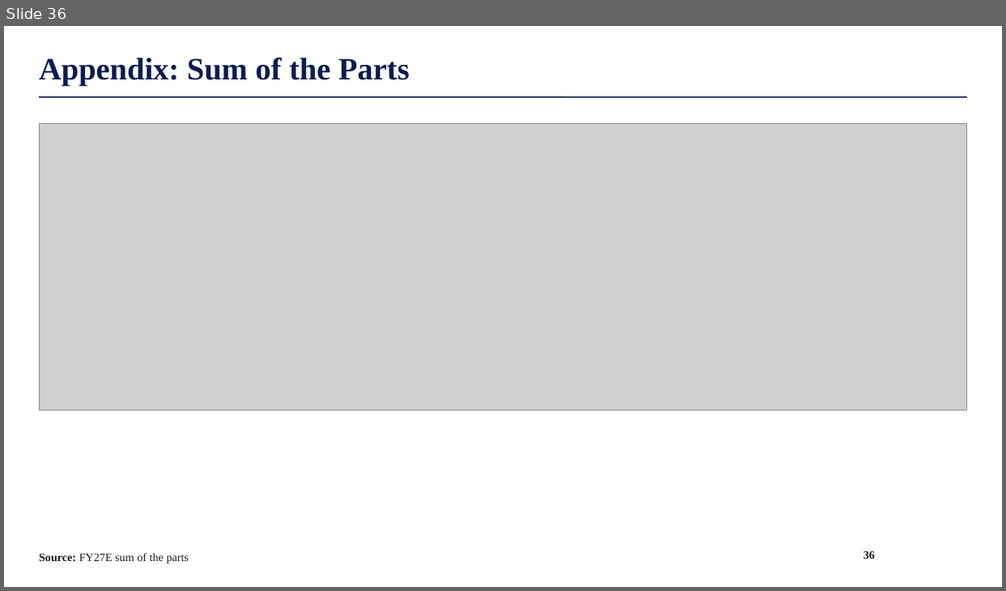
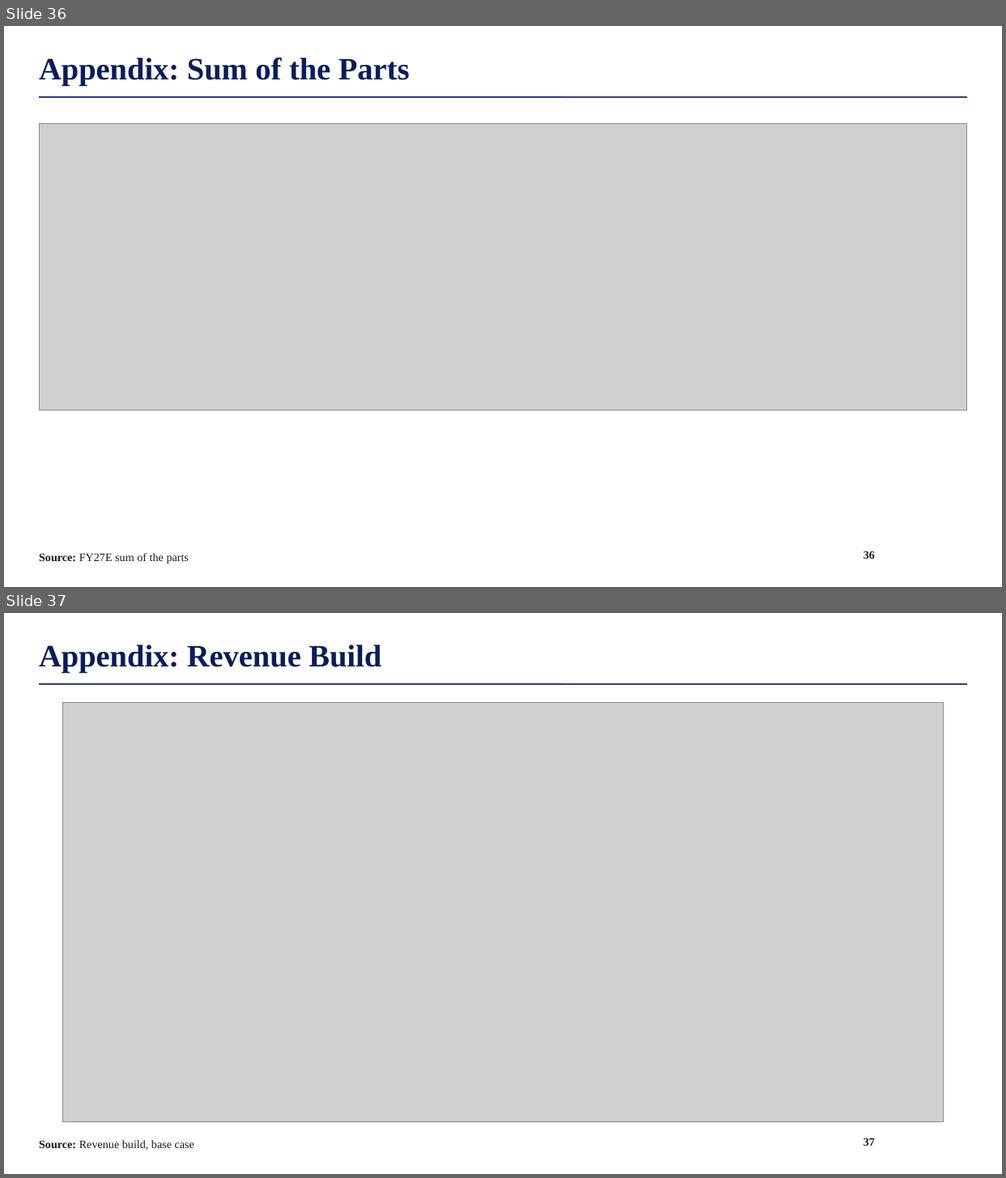
Before and after one commit to maxlsmls-dot/SPOT, a slide deck: deck/FTAI_Long_Pitch.pptx. Shown one above the other, each under a label of ours: slide 36 before the commit, slides 36 and 37 after it. The pictures are 1006x591 and 1006x1178 pixels, drawn with LibreOffice and Linux fonts; fonts in the diff are those of the drawing; grey boxes stand for pictures; background and template pictures are left out. Boxes give left, top, right and bottom in pixels: in the first picture for what was removed or moved away, otherwise in the second. Text is boxed around its words. In the diff, an @@ line names an element or a change of style, - is before the commit and + after.

```diff
--- a/deck/FTAI_Long_Pitch.pptx
+++ b/deck/FTAI_Long_Pitch.pptx
@@ slide 37 added at bbox=[4, 613, 1002, 1174], background #FFFFFF; not listed: 1 template element that a slide beside it also shows @@
@@ title added at bbox=[39, 645, 381, 673], 30 pt, text #0A1C58, bold @@
+Appendix: Revenue Build
@@ picture added at bbox=[63, 703, 943, 1122] @@
@@ text added at bbox=[39, 1140, 194, 1150], 11 pt, text #1A1A1A @@
+Source: Revenue build, base case
@@ page number added at bbox=[863, 1138, 875, 1146], 11 pt, text #1A1A1A, bold @@
+37
```
Also in this commit, not shown: 1 slide changed, 1 other slide added, 4 other files.
